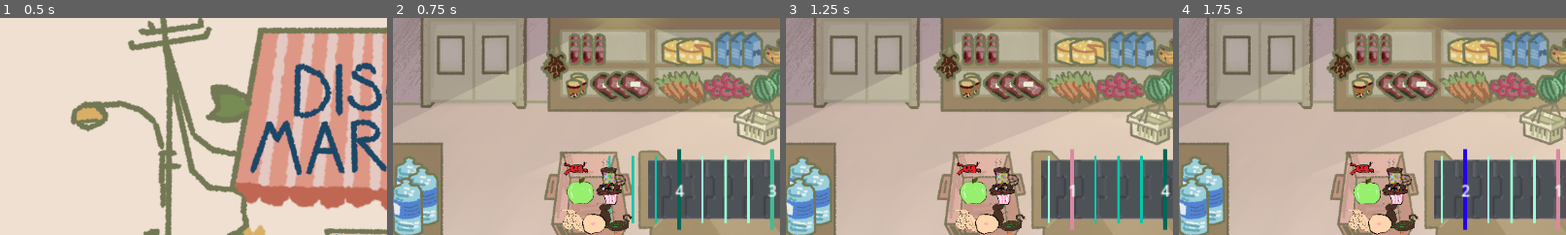
Above: before the commit, frames 1-4 (left to right).
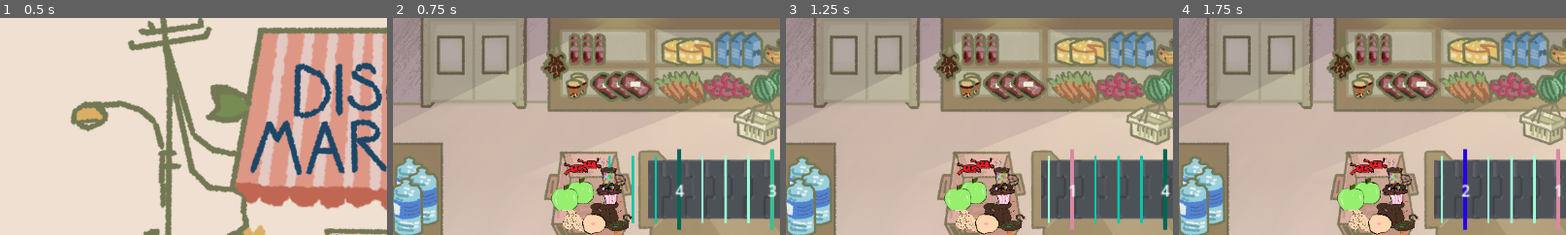
Above: after the commit, the same moments.

Repository: TheSenPie/disco-market
Game: Godot game, scene res://main_menu.tscn
Same seed, same stepped clock (60 frames per second), same inputs: the game is played once before the commit and once after it.
Inputs (mouse positions are % of the whole screen's width and height, from its top left):
- Up to frame 1 (0.5 s): no input
- Up to frame 2 (0.75 s): click (48, 58) at 0.5 s
- Up to frame 3 (1.25 s): no input
- Up to frame 4 (1.75 s): tap Enter at 1.25 s; move the mouse to (25, 45) at 1.27 s; click (25, 45) at 1.42 s; tap Space at 1.52 s
The pictures show only the part of the screen within x 1-51%, y 6-56%; the shares and areas given below are measured in that part.

Frame 1 is identical in both runs. In frame 2, 1.1% of the frame differs, in the area x 40-60%, y 64-95%; in frame 3, 1.1%; in frame 4, 1.1%.

Commit message:
Added more items in a preview

Diff:
--- a/main.tscn
+++ b/main.tscn
@@ -45,25 +45,40 @@
 [node name="Apple" parent="." instance=ExtResource("3_h2yge")]
 position = Vector2(290, 294)
 
-[node name="Item" parent="." instance=ExtResource("4_4c57u")]
+[node name="Apple2" parent="." instance=ExtResource("3_h2yge")]
+position = Vector2(290, 294)
+
+[node name="Apple3" parent="." instance=ExtResource("3_h2yge")]
+position = Vector2(267, 304)
+
+[node name="Ant" parent="." instance=ExtResource("4_4c57u")]
+position = Vector2(338, 328)
+
+[node name="Ant2" parent="." instance=ExtResource("4_4c57u")]
+position = Vector2(314, 329)
+
+[node name="Ant3" parent="." instance=ExtResource("4_4c57u")]
 position = Vector2(327, 330)
 
-[node name="Item2" parent="." instance=ExtResource("5_efxa6")]
+[node name="Balls" parent="." instance=ExtResource("5_efxa6")]
 position = Vector2(281, 339)
 
-[node name="Item3" parent="." instance=ExtResource("6_dg77c")]
+[node name="Boob" parent="." instance=ExtResource("6_dg77c")]
 position = Vector2(309, 341)
 
-[node name="Item4" parent="." instance=ExtResource("7_ycdy4")]
+[node name="Coffee" parent="." instance=ExtResource("7_ycdy4")]
 position = Vector2(332, 273)
 
-[node name="Item5" parent="." instance=ExtResource("8_w48qg")]
+[node name="Crab2" parent="." instance=ExtResource("8_w48qg")]
 position = Vector2(283, 261)
+
+[node name="Crab" parent="." instance=ExtResource("8_w48qg")]
+position = Vector2(303, 255)
 
 [node name="Item6" parent="." instance=ExtResource("9_vivmo")]
 position = Vector2(332, 297)
 
-[node name="Item7" parent="." instance=ExtResource("10_2cqfq")]
+[node name="Duck" parent="." instance=ExtResource("10_2cqfq")]
 position = Vector2(347, 341)
 
 [node name="Food" type="Sprite2D" parent="."]
